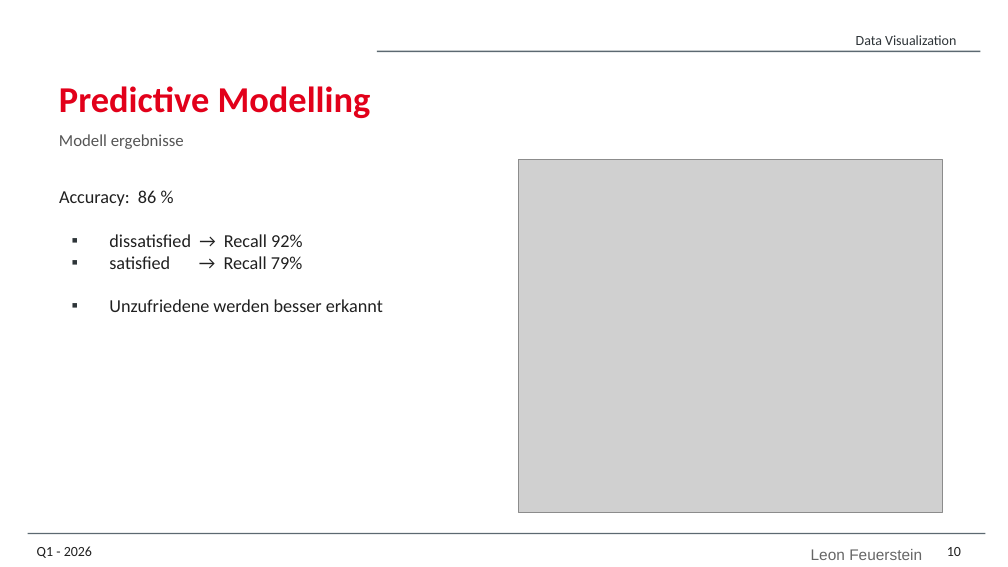
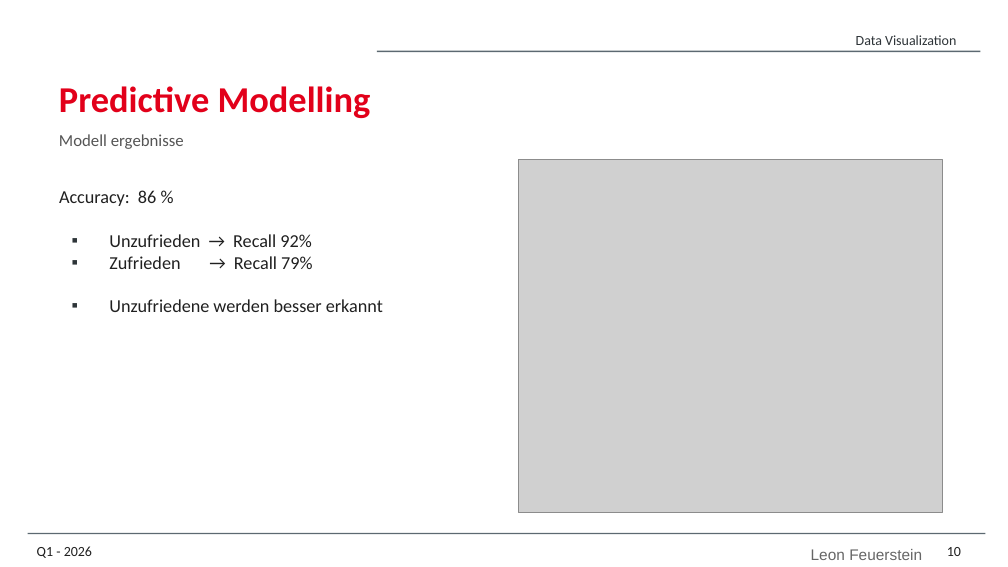
Before and after one commit to OfflineBot/dhbw_data, a slide deck: slide 10 of airline_satisfaction_praesi.odp. Drawn at 1008x567 pixels with LibreOffice and Linux fonts; fonts in the diff are those of the drawing; grey boxes stand for pictures; background and template pictures are left out. Boxes give left, top, right and bottom in pixels: in the first picture for what was removed or moved away, otherwise in the second. Text is boxed around its words. In the diff, an @@ line names an element or a change of style, - is before the commit and + after.

```diff
--- a/airline_satisfaction_praesi.odp
+++ b/airline_satisfaction_praesi.odp
@@ text at (109, 234, 312, 269): text changed @@
-▪ dissatisfied → Recall 92%
-▪ satisfied → Recall 79%
+▪ Unzufrieden → Recall 92%
+▪ Zufrieden → Recall 79%
```
Also in this commit, not shown: 1 other slide changed, 10 other files.
